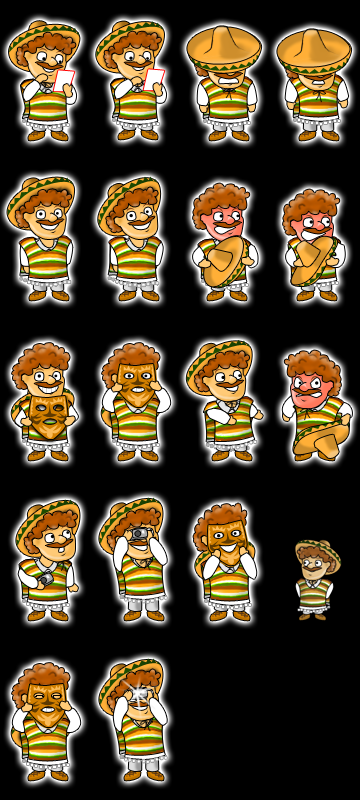
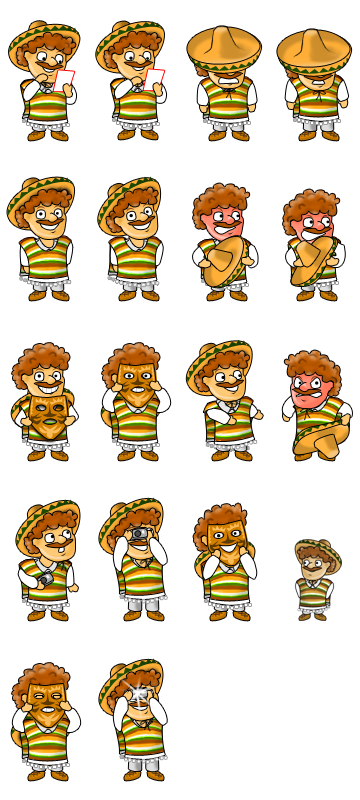
Layered file, before and after one edit (360x800). Changes by layer:
hid "Задний план" over bbox(0, 0, 360, 800)
